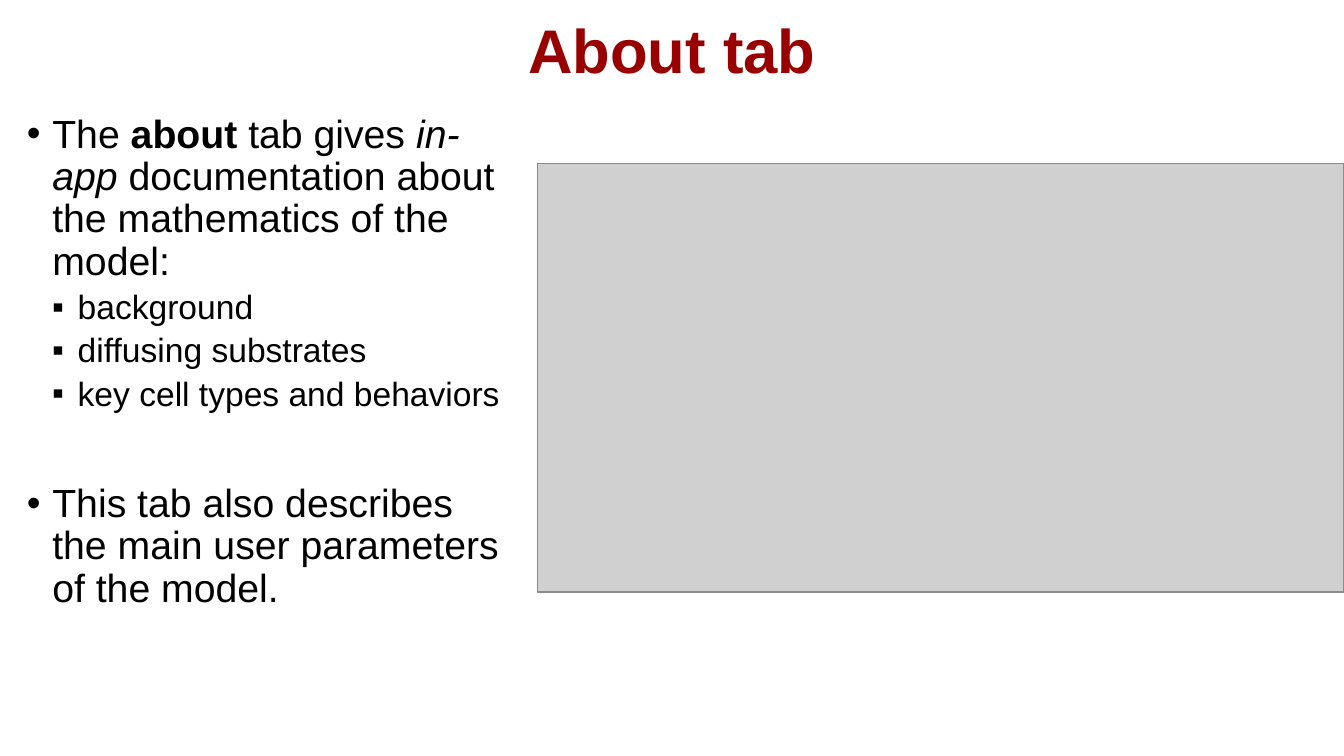
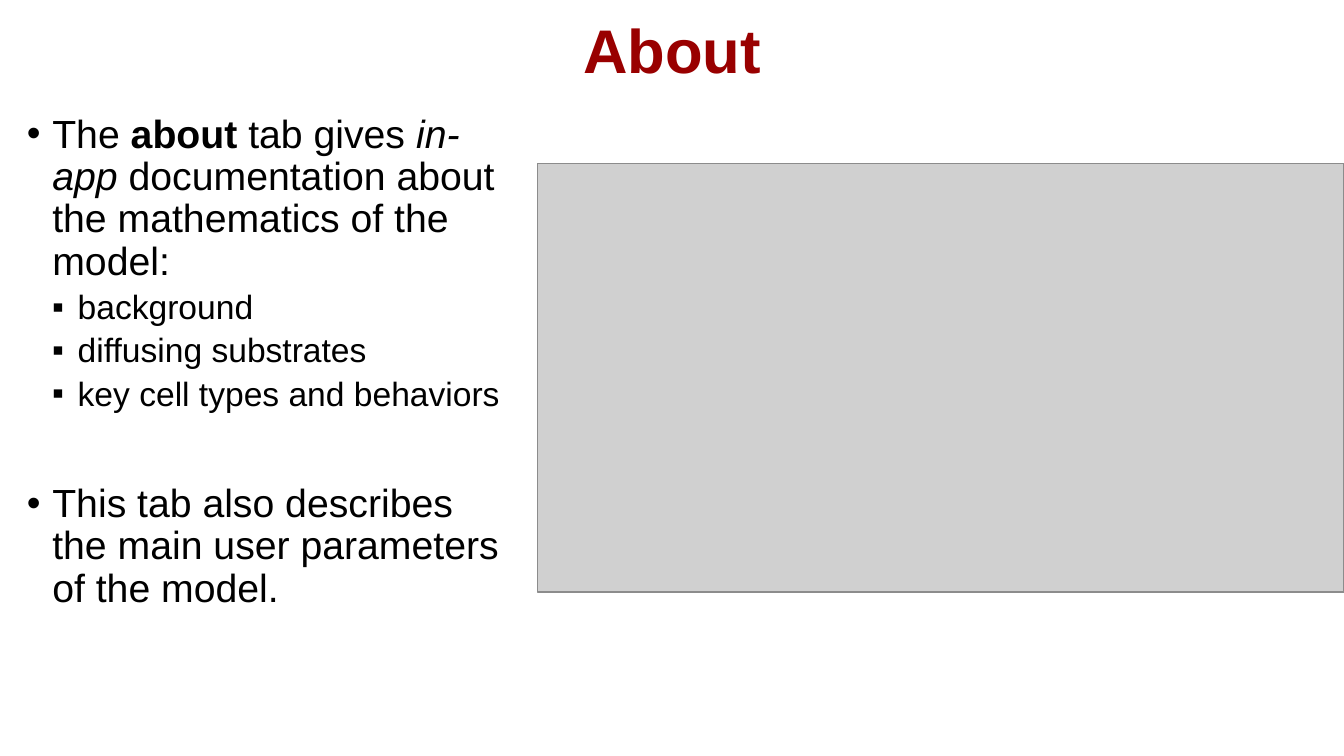
Before and after one commit to physicell-training/02-How-to-nanoHUB, a slide deck: slide 7 of pptx_source/02-How-to-nanoHUB.pptx. Drawn at 1344x756 pixels with LibreOffice and Linux fonts; fonts in the diff are those of the drawing; grey boxes stand for pictures; background and template pictures are left out. Boxes give left, top, right and bottom in pixels: in the first picture for what was removed or moved away, otherwise in the second. Text is boxed around its words. In the diff, an @@ line names an element or a change of style, - is before the commit and + after.

```diff
--- a/pptx_source/02-How-to-nanoHUB.pptx
+++ b/pptx_source/02-How-to-nanoHUB.pptx
@@ title at (583,28,761,74): text changed @@
-About tab
+About
```
Also in this commit, not shown: 6 other slides changed.
